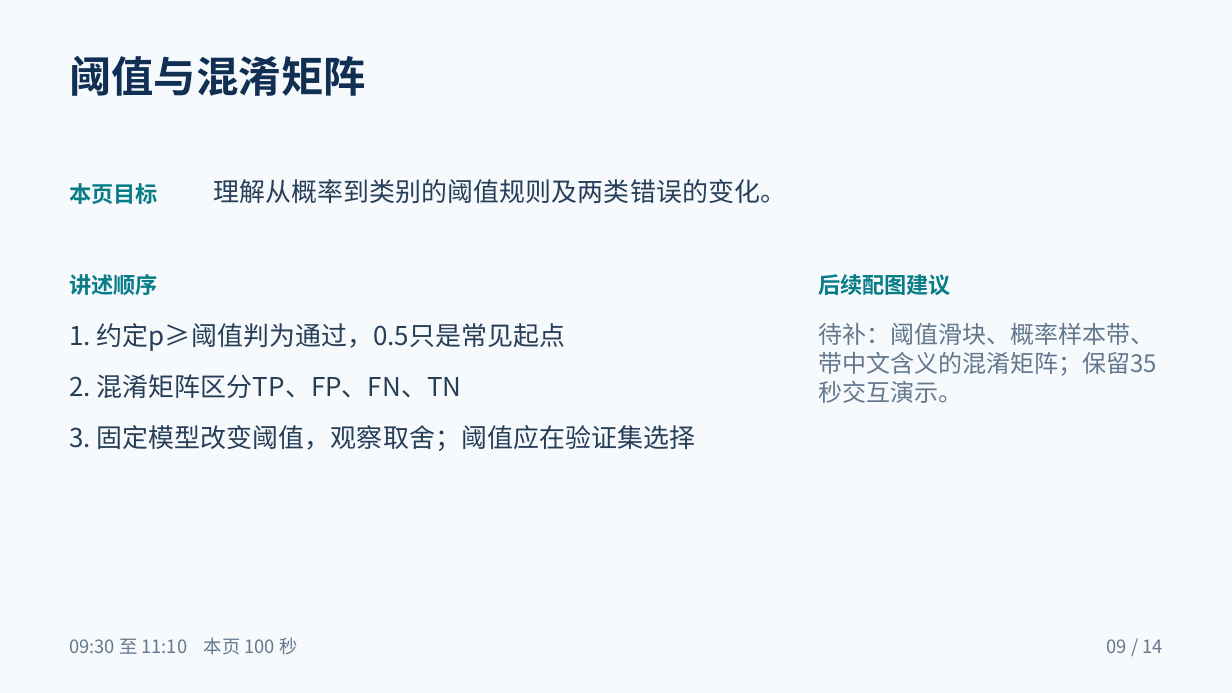
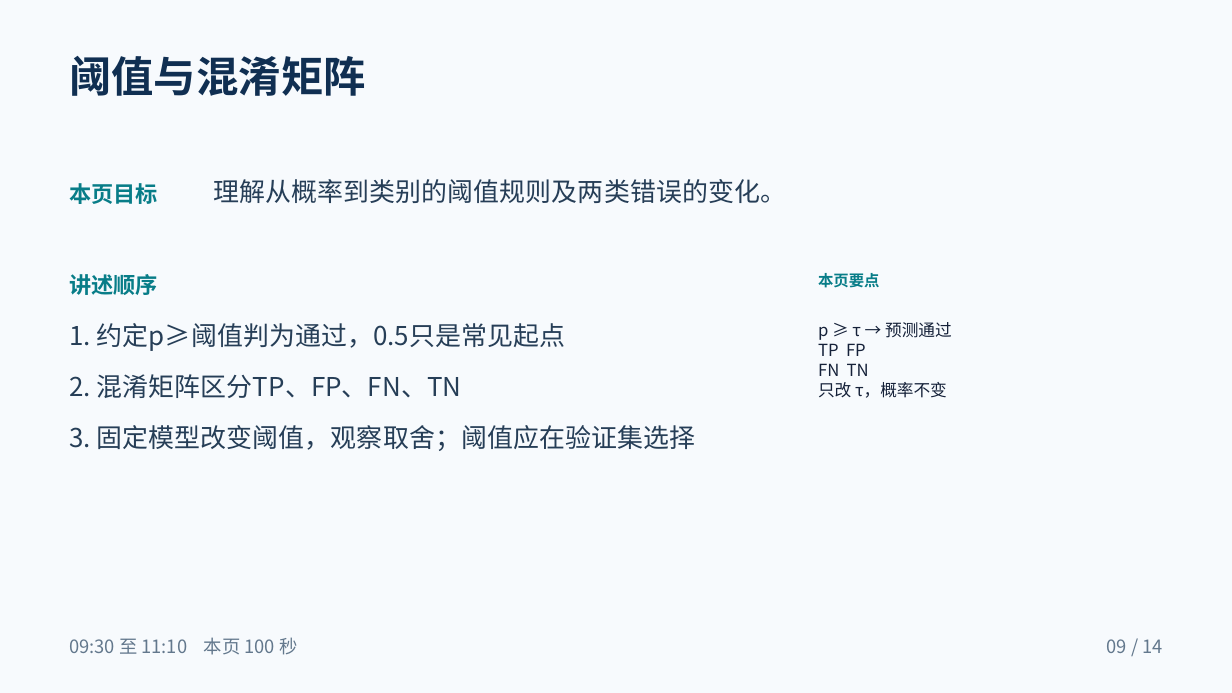
Before and after one commit to TOMBOSS885/AI-pre, a slide deck: slide 9 of downloads/线性回归与逻辑回归_PPT大纲.pptx. Drawn at 1232x693 pixels with LibreOffice and Linux fonts; fonts in the diff are those of the drawing. Boxes give left, top, right and bottom in pixels: in the first picture for what was removed or moved away, otherwise in the second. Text is boxed around its words. In the diff, an @@ line names an element or a change of style, - is before the commit and + after.

```diff
--- a/downloads/线性回归与逻辑回归_PPT大纲.pptx
+++ b/downloads/线性回归与逻辑回归_PPT大纲.pptx
@@ text at [818, 273, 880, 288]: text changed; size 17.2 to 12 pt @@
-后续配图建议
+本页要点
@@ text at [818, 322, 952, 398]: text changed; size 18.8 to 13 pt; text colour #63788D to #152139 @@
-待补：阈值滑块、概率样本带、
-带中文含义的混淆矩阵；保留35
-秒交互演示。
+p ≥ τ → 预测通过
+TP FP
+FN TN
+只改 τ，概率不变
```
Also in this commit, not shown: 13 other slides changed, 9 other files.
